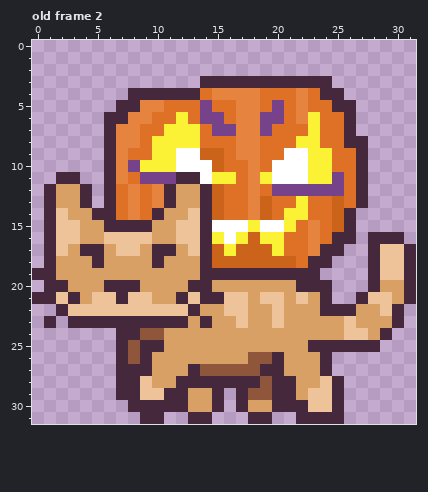
Two states of a pixel-art file, resources/cat.ase. The first picture shows the starting point.
32x32 pixels, 2 frames. Shown: old frame 2. The commit also changed other frames, which this record leaves out.
The same view after the edit:
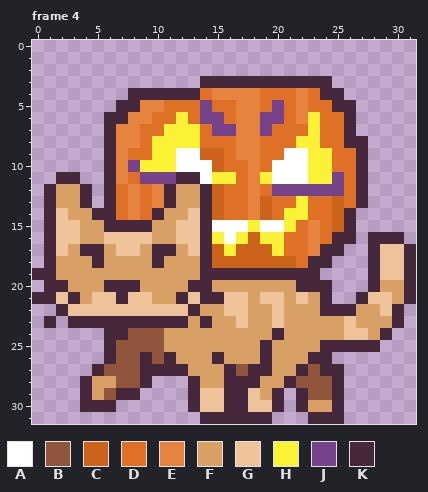
Palette (. is transparent): A #ffffff  B #8f563b  C #cc631b  D #df7126  E #e6833f  F #d9a066  G #eec39a  H #fbf236  J #76428a  K #45283c
A new or re-ordered frame is compared with the old frame closest to it.
Diff:
frames 2 -> 4
--- frame 4 is new; against old frame 2, layers "fron", "bod", "beh"
@@ x 0..31 @@
 23 .K.KKKKKKKKKKFKFFGFFGFFFFFGFFFK.
-24 .......KKBBFFFFFFFFFFFFFFFGGFK..
-25 .......KBKKFFFFFFFFFFFFKKKKKK...
-26 .......KBKFFFFFFFFBBKFFFK.......
-27 .......KKKFFFKBBBBBKKFFFK.......
-28 .......KKGFFKKKKKKKBKKFFGK......
-29 .......KKGGKKFFK.KBBKKFGGK......
-30 ........KKKKKFFK.KFFKKKGGK......
-31 .........KK..KK...KK..KKKK......
+24 ......KKBBBFFFFFFFFFKFFFFFGGFK..
+25 ......KBBBBFFFFFFFFKFFFFKKKKK...
+26 ......KBBKBKFFFKFFFKFFFKK.......
+27 .....KBBBKKKKFFFKBKKFFKBKK......
+28 ....KFFBBK...KFFKKKFFKBBBK......
+29 ....KFBKK....KGGKKGFK.KBBK......
+30 ....KKK......KGGKKGGK.KFFK......
+31 ..............KKKKKK...KKK......
